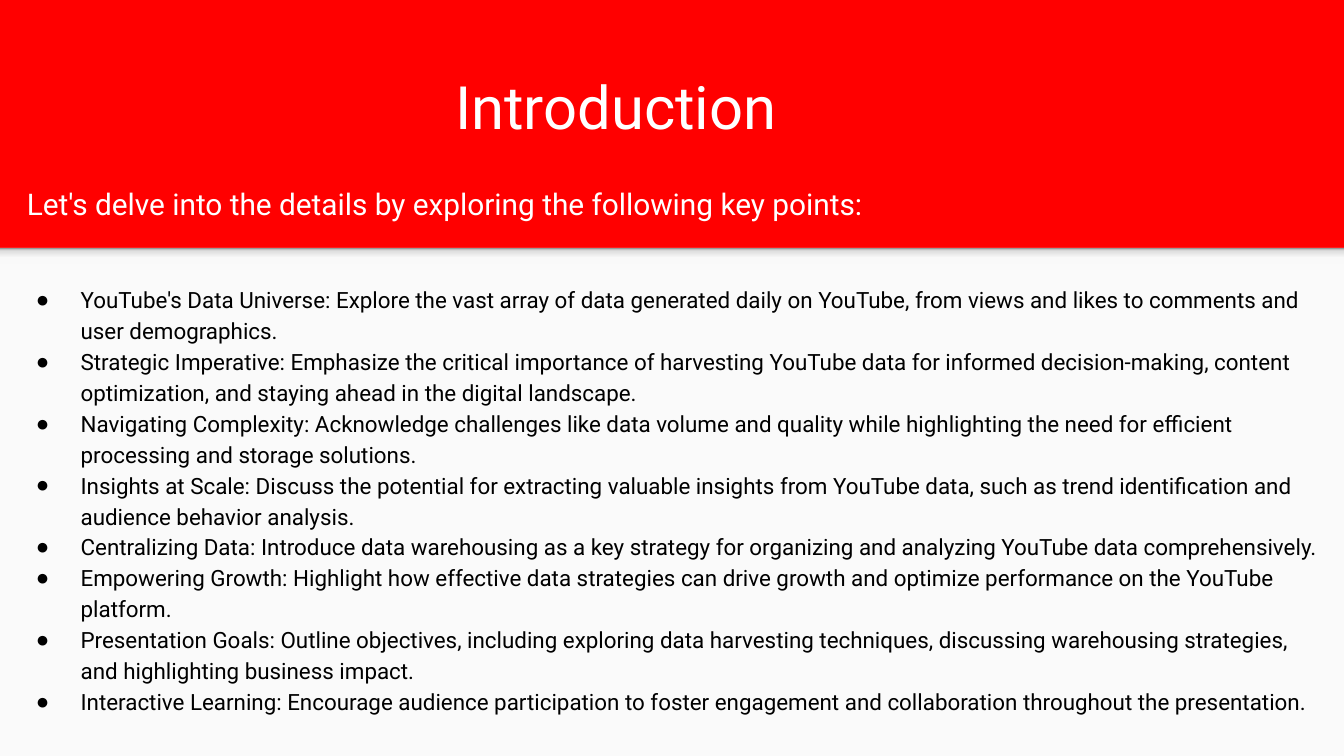
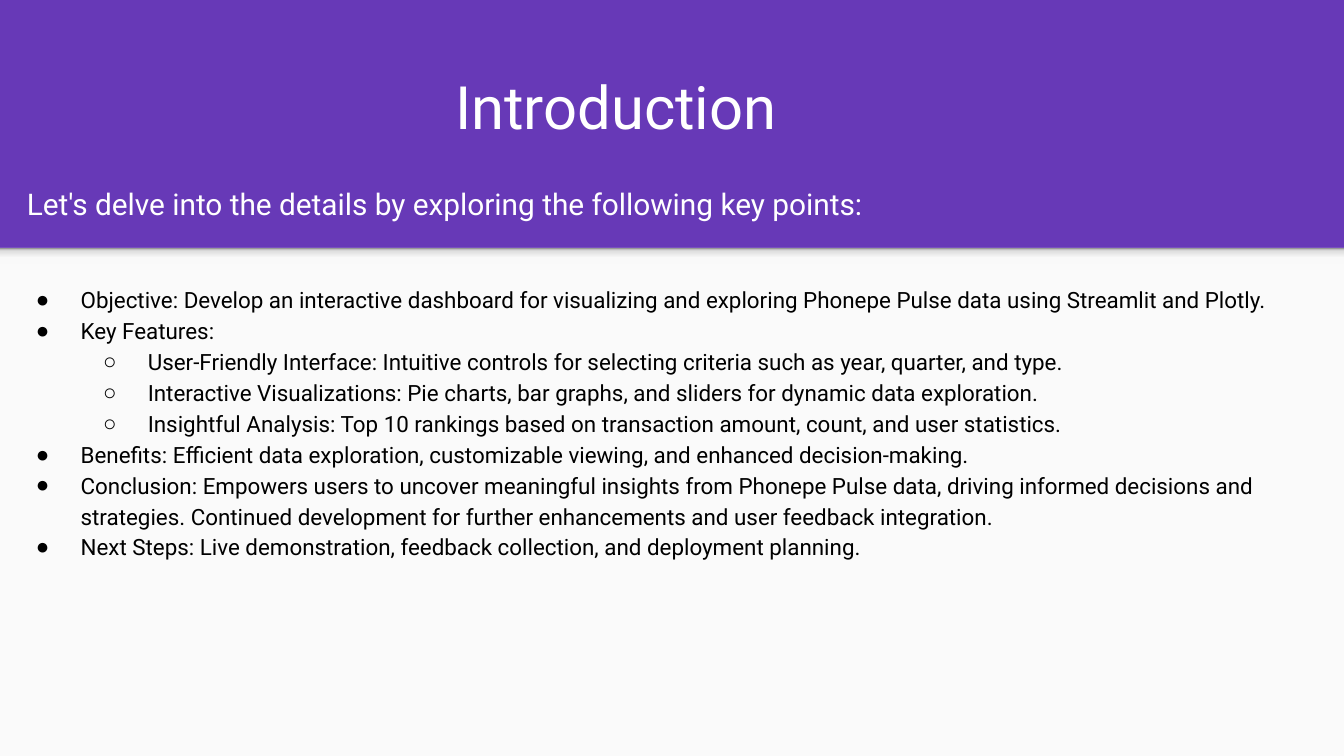
Before and after one commit to surabhi0901/phonepe_pulse_data_visualization_and_exploration, a slide deck: slide 3 of project-overview.pptx. Drawn at 1344x756 pixels with LibreOffice and Linux fonts; fonts in the diff are those of the drawing. Boxes give left, top, right and bottom in pixels: in the first picture for what was removed or moved away, otherwise in the second. Text is boxed around its words. In the diff, an @@ line names an element or a change of style, - is before the commit and + after.

```diff
--- a/project-overview.pptx
+++ b/project-overview.pptx
@@ background #FF0000 to #6739B7 @@
@@ text at bbox=[81, 291, 1265, 560]: text changed @@
-● YouTube's Data Universe: Explore the vast array of data generated daily on YouTube, from views and likes to comments and user demographics.
-● Strategic Imperative: Emphasize the critical importance of harvesting YouTube data for informed decision-making, content optimization, and staying ahead in the digital landscape.
-● Navigating Complexity: Acknowledge challenges like data volume and quality while highlighting the need for efficient processing and storage solutions.
-● Insights at Scale: Discuss the potential for extracting valuable insights from YouTube data, such as trend identification and audience behavior analysis.
-● Centralizing Data: Introduce data warehousing as a key strategy for organizing and analyzing YouTube data comprehensively.
-● Empowering Growth: Highlight how effective data strategies can drive growth and optimize performance on the YouTube platform.
-● Presentation Goals: Outline objectives, including exploring data harvesting techniques, discussing warehousing strategies, and highlighting business impact.
-● Interactive Learning: Encourage audience participation to foster engagement and collaboration throughout the presentation.
+● Objective: Develop an interactive dashboard for visualizing and exploring Phonepe Pulse data using Streamlit and Plotly.
+● Key Features:
+  ○ User-Friendly Interface: Intuitive controls for selecting criteria such as year, quarter, and type.
+  ○ Interactive Visualizations: Pie charts, bar graphs, and sliders for dynamic data exploration.
+  ○ Insightful Analysis: Top 10 rankings based on transaction amount, count, and user statistics.
+● Benefits: Efficient data exploration, customizable viewing, and enhanced decision-making.
+● Conclusion: Empowers users to uncover meaningful insights from Phonepe Pulse data, driving informed decisions and strategies. Continued development for further enhancements and user feedback integration.
+● Next Steps: Live demonstration, feedback collection, and deployment planning.
```
Also in this commit, not shown: 8 other slides changed, 2 slides added, 3 slides removed.
